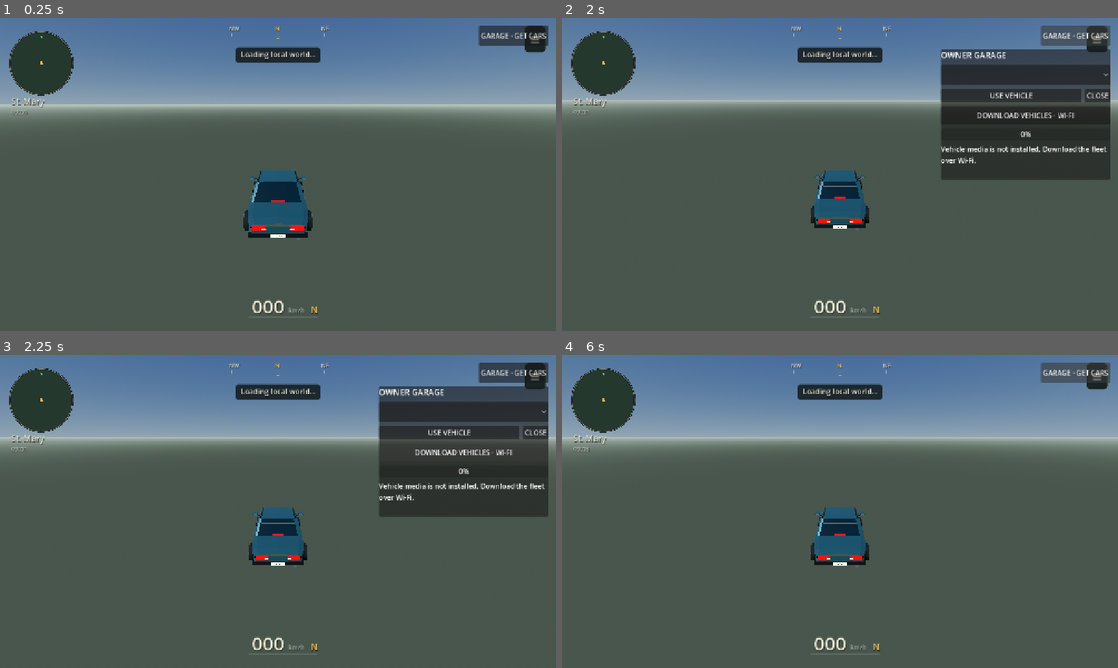
Above: before the commit, frames 1-4 (two rows, left to right).
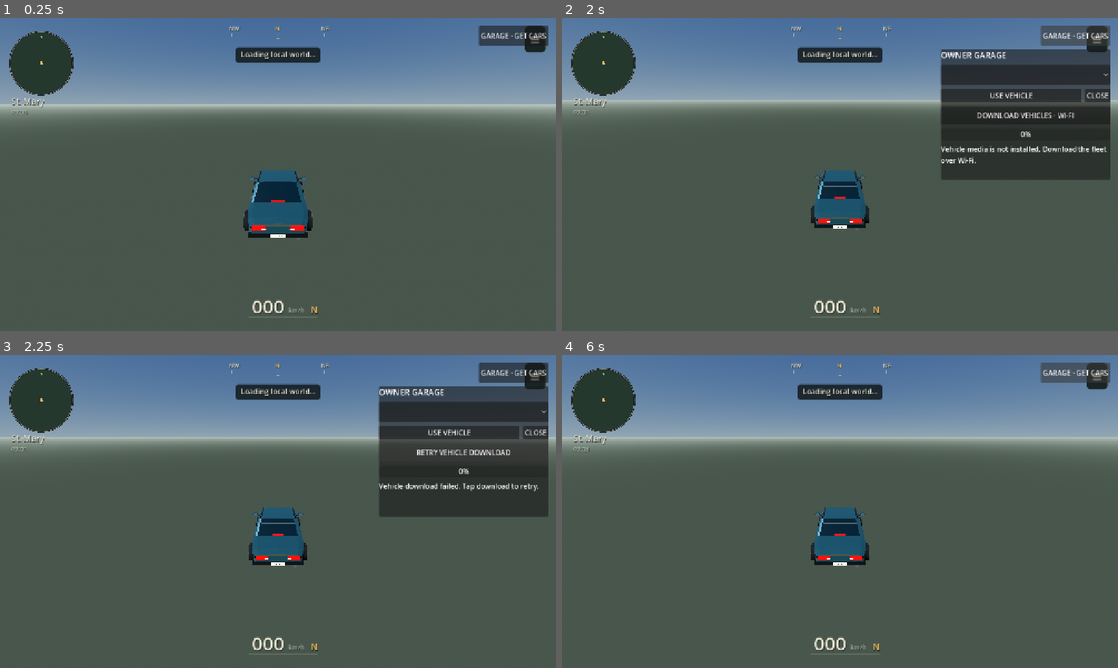
Above: after the commit, the same moments.

Repository: rell28194-rgb/yardman
Game: Godot game, scene res://main.tscn
Two runs of this game, one before a commit and one after it. Both use one fixed random seed, a clock stepped at 60 frames per second and the inputs below.
Inputs (mouse positions are in pixels of both pictures, inside the frame that each line leads up to):
- Up to frame 1 (0.25 s): no input
- Up to frame 2 (2 s): tap Enter at 0.5 s; move the mouse to (962, 158) at 0.52 s; hold Right (ui_right) 0.53-1.25 s; tap E at 0.6 s; click (962, 158) at 0.67 s; tap Space at 0.77 s; click "GARAGE · GET CARS" at 1.25 s
- Up to frame 3 (2.25 s): click "DOWNLOAD VEHICLES · WI-FI" at 2 s
- Up to frame 4 (6 s): click "DOWNLOAD VEHICLES · WI-FI" (after the commit: "RETRY VEHICLE DOWNLOAD") at 2.75 s; click "DOWNLOAD VEHICLES · WI-FI" (after the commit: "RETRY VEHICLE DOWNLOAD") at 3.5 s; click "DOWNLOAD VEHICLES · WI-FI" (after the commit: "RETRY VEHICLE DOWNLOAD") at 4.25 s; click "USE VEHICLE" at 5 s; click "≡" at 5.75 s

Frames 1-2 are identical in both runs. In frame 3, 0.6% of the frame differs, in the area x 68-98%, y 30-47%; in frame 4, nothing differs.
Error before the commit: Invalid assignment of property or key 'keep_partial_download' with value of type 'bool' on a base object of type 'HTTPRequest'. (res://scripts/remote_fleet_run…

Commit message:
fix: make fleet downloader compatible with Godot 4.7

Diff:
--- a/godot/scripts/remote_fleet_runtime.gd
+++ b/godot/scripts/remote_fleet_runtime.gd
@@ -12,11 +12,11 @@
 const ARCHIVE_PATH := "user://yardman/fleet64-download.zip.part"
 const MARKER_PATH := "user://yardman/fleet64-installed.json"
 const MANIFEST_PATH := ROOT + "manifest.json"
+const MAX_ARCHIVE_ENTRY_BYTES := 100663296
 
 var _http: HTTPRequest
 var _state := "idle"
 var _message := "Vehicle pack not installed."
-var _resume_offset: int = 0
 var _last_progress_emit_msec: int = 0
 
 func _ready() -> void:
@@ -29,7 +29,6 @@
     _http.download_chunk_size = 262144
     _http.max_redirects = 8
     _http.timeout = 0.0
-    _http.keep_partial_download = true
     _http.request_completed.connect(_on_request_completed)
     add_child(_http)
     set_process(true)
@@ -45,7 +44,7 @@
     if now - _last_progress_emit_msec < 200:
         return
     _last_progress_emit_msec = now
-    var downloaded: int = _resume_offset + maxi(_http.get_downloaded_bytes(), 0)
+    var downloaded: int = maxi(_http.get_downloaded_bytes(), 0)
     progress_changed.emit(mini(downloaded, PACK_BYTES), PACK_BYTES)
 
 func get_state() -> String:
@@ -57,10 +56,11 @@
 func is_installed() -> bool:
     if not FileAccess.file_exists(MARKER_PATH) or not FileAccess.file_exists(MANIFEST_PATH):
         return false
-    var marker = JSON.parse_string(FileAccess.get_file_as_string(MARKER_PATH))
+    var marker: Variant = JSON.parse_string(FileAccess.get_file_as_string(MARKER_PATH))
     if not marker is Dictionary:
         return false
-    return str(marker.get("pack_sha256", "")).to_lower() == PACK_SHA256 and int(marker.get("pack_bytes", 0)) == PACK_BYTES
+    var payload: Dictionary = marker as Dictionary
+    return str(payload.get("pack_sha256", "")).to_lower() == PACK_SHA256 and int(payload.get("pack_bytes", 0)) == PACK_BYTES
 
 func start_download() -> bool:
     if is_installed():
@@ -69,24 +69,12 @@
         return true
     if _state in ["downloading", "verifying", "installing"]:
         return false
-
-    _resume_offset = 0
-    var headers := PackedStringArray()
     if FileAccess.file_exists(ARCHIVE_PATH):
-        var existing := FileAccess.open(ARCHIVE_PATH, FileAccess.READ)
-        if existing != null:
-            _resume_offset = int(existing.get_length())
-        if _resume_offset <= 0 or _resume_offset >= PACK_BYTES:
-            DirAccess.remove_absolute(ProjectSettings.globalize_path(ARCHIVE_PATH))
-            _resume_offset = 0
-        else:
-            headers.append("Range: bytes=%d-" % _resume_offset)
-
+        DirAccess.remove_absolute(ProjectSettings.globalize_path(ARCHIVE_PATH))
     _http.download_file = ARCHIVE_PATH
-    _http.append_to_download_file = _resume_offset > 0
     _set_state("downloading", "Downloading vehicle pack… keep the game open and stay on Wi-Fi.")
-    progress_changed.emit(_resume_offset, PACK_BYTES)
-    var err := _http.request(PACK_URL, headers)
+    progress_changed.emit(0, PACK_BYTES)
+    var err: Error = _http.request(PACK_URL)
     if err != OK:
         _set_state("error", "Could not start vehicle download (%s)." % error_string(err))
         return false
@@ -95,24 +83,25 @@
 func cancel_download() -> void:
     if _state == "downloading" and _http != null:
         _http.cancel_request()
-        _set_state("idle", "Vehicle download paused. Tap download to resume.")
+        _set_state("idle", "Vehicle download paused. This single legacy pack restarts when resumed.")
 
 func _on_request_completed(result: int, response_code: int, _headers: PackedStringArray, _body: PackedByteArray) -> void:
-    if result != HTTPRequest.RESULT_SUCCESS or response_code not in [200, 206]:
-        _set_state("error", "Vehicle download failed. Tap download to resume.")
+    if result != HTTPRequest.RESULT_SUCCESS or response_code != 200:
+        _set_state("error", "Vehicle download failed. Tap download to retry.")
         return
     if not FileAccess.file_exists(ARCHIVE_PATH):
         _set_state("error", "Vehicle download finished without a file.")
         return
 
-    var handle := FileAccess.open(ARCHIVE_PATH, FileAccess.READ)
+    var handle: FileAccess = FileAccess.open(ARCHIVE_PATH, FileAccess.READ)
     var size: int = int(handle.get_length()) if handle != null else -1
     if size != PACK_BYTES:
-        _set_state("error", "Vehicle download is incomplete (%d / %d bytes). Tap download to resume." % [maxi(size, 0), PACK_BYTES])
+        DirAccess.remove_absolute(ProjectSettings.globalize_path(ARCHIVE_PATH))
+        _set_state("error", "Vehicle download is incomplete (%d / %d bytes)." % [maxi(size, 0), PACK_BYTES])
         return
 
     _set_state("verifying", "Verifying vehicle pack…")
-    var digest := FileAccess.get_sha256(ARCHIVE_PATH).to_lower()
+    var digest: String = FileAccess.get_sha256(ARCHIVE_PATH).to_lower()
     if digest != PACK_SHA256:
         DirAccess.remove_absolute(ProjectSettings.globalize_path(ARCHIVE_PATH))
         _set_state("error", "Vehicle pack verification failed. The bad download was discarded.")
@@ -126,7 +115,7 @@
         _set_state("error", "Vehicle pack manifest is missing after install.")
         return
 
-    var marker_file := FileAccess.open(MARKER_PATH, FileAccess.WRITE)
+    var marker_file: FileAccess = FileAccess.open(MARKER_PATH, FileAccess.WRITE)
     if marker_file == null:
         _set_state("error", "Could not save vehicle installation state.")
         return
@@ -145,23 +134,26 @@
     var reader := ZIPReader.new()
     if reader.open(ARCHIVE_PATH) != OK:
         return false
-    var root_abs := ProjectSettings.globalize_path(ROOT)
+    var root_abs: String = ProjectSettings.globalize_path(ROOT)
     DirAccess.make_dir_recursive_absolute(root_abs)
-    for entry in reader.get_files():
-        var clean := entry.replace("\\", "/")
-        if clean.is_empty() or clean.begins_with("/") or clean.contains("../") or clean == "..":
+    for entry: String in reader.get_files():
+        var clean: String = entry.replace("\\", "/")
+        if clean.is_empty() or clean.begins_with("/") or clean.contains("../") or clean == ".." or clean.contains(":"):
             reader.close()
             return false
         if clean.ends_with("/"):
             DirAccess.make_dir_recursive_absolute(ProjectSettings.globalize_path(ROOT + clean))
             continue
-        var target := ROOT + clean
+        var bytes: PackedByteArray = reader.read_file(entry)
+        if bytes.size() > MAX_ARCHIVE_ENTRY_BYTES:
+            reader.close()
+            return false
+        var target: String = ROOT + clean
         DirAccess.make_dir_recursive_absolute(ProjectSettings.globalize_path(target.get_base_dir()))
-        var output := FileAccess.open(target, FileAccess.WRITE)
+        var output: FileAccess = FileAccess.open(target, FileAccess.WRITE)
         if output == null:
             reader.close()
             return false
-        var bytes := reader.read_file(entry)
         output.store_buffer(bytes)
         output.close()
     reader.close()
